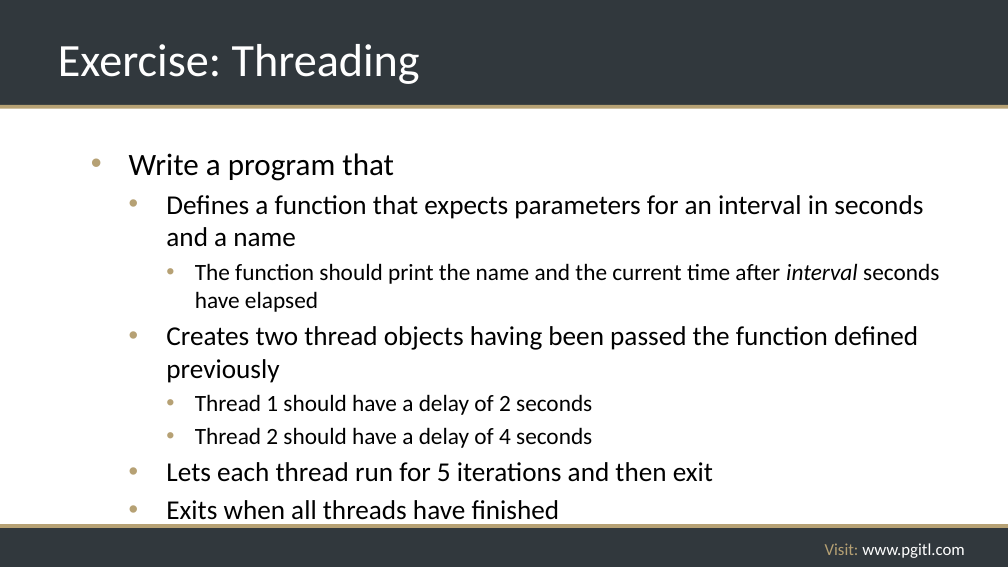
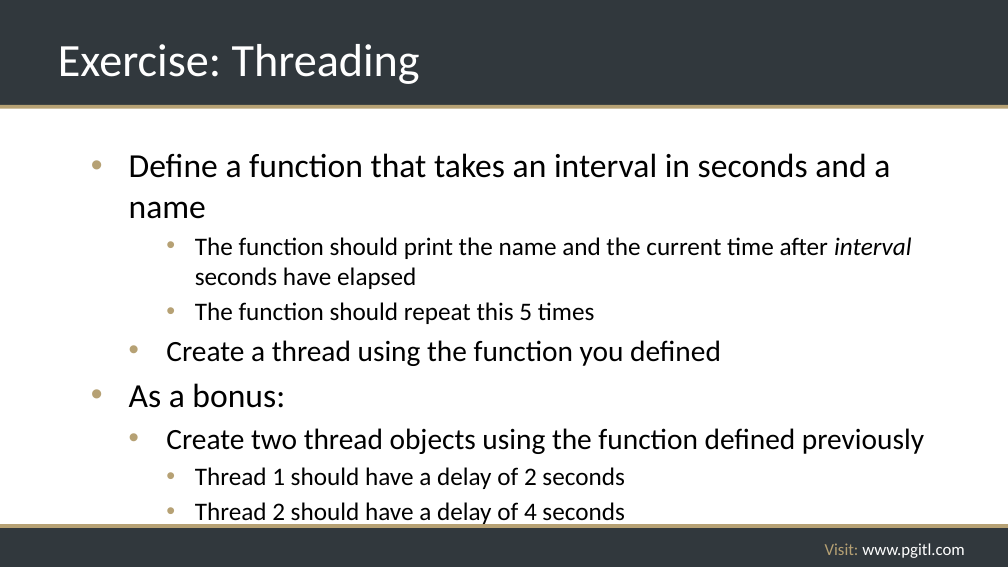
Before and after one commit to rikkouri/project-a, a slide deck: slide 155 of Programming Foundations.pptx (slide 154 before the commit). Drawn at 1008x567 pixels with LibreOffice and Linux fonts; fonts in the diff are those of the drawing; background and template pictures are left out. Boxes give left, top, right and bottom in pixels: in the first picture for what was removed or moved away, otherwise in the second. Text is boxed around its words. In the diff, an @@ line names an element or a change of style, - is before the commit and + after.

```diff
--- a/Programming Foundations.pptx
+++ b/Programming Foundations.pptx
@@ text at (129, 153, 890, 219): text changed; size 25.9 to 32 pt @@
-• Write a program that
-  • Defines a function that expects parameters for an interval in seconds and a name
+• Define a function that takes an interval in seconds and a name
@@ text at (195, 237, 911, 527): size 22.2 to 24 pt in "The function should print the name and ...", "Thread 1 should have a delay of ...", "Thread 2 should have a delay of ..." @@
@@ text at (129, 302, 924, 454): text changed; size 25.9 to 28 pt @@
-  • Creates two thread objects having been passed the function defined previously
+    • The function should repeat this 5 times
+  • Create a thread using the function you defined
+• As a bonus:
+  • Create two thread objects using the function defined previously
@@ text at (166, 462, 713, 526): paragraphs removed @@
-  • Lets each thread run for 5 iterations and then exit
-  • Exits when all threads have finished
```
Also in this commit, not shown: 28 other slides changed, 15 slides added, 1 slide removed.
